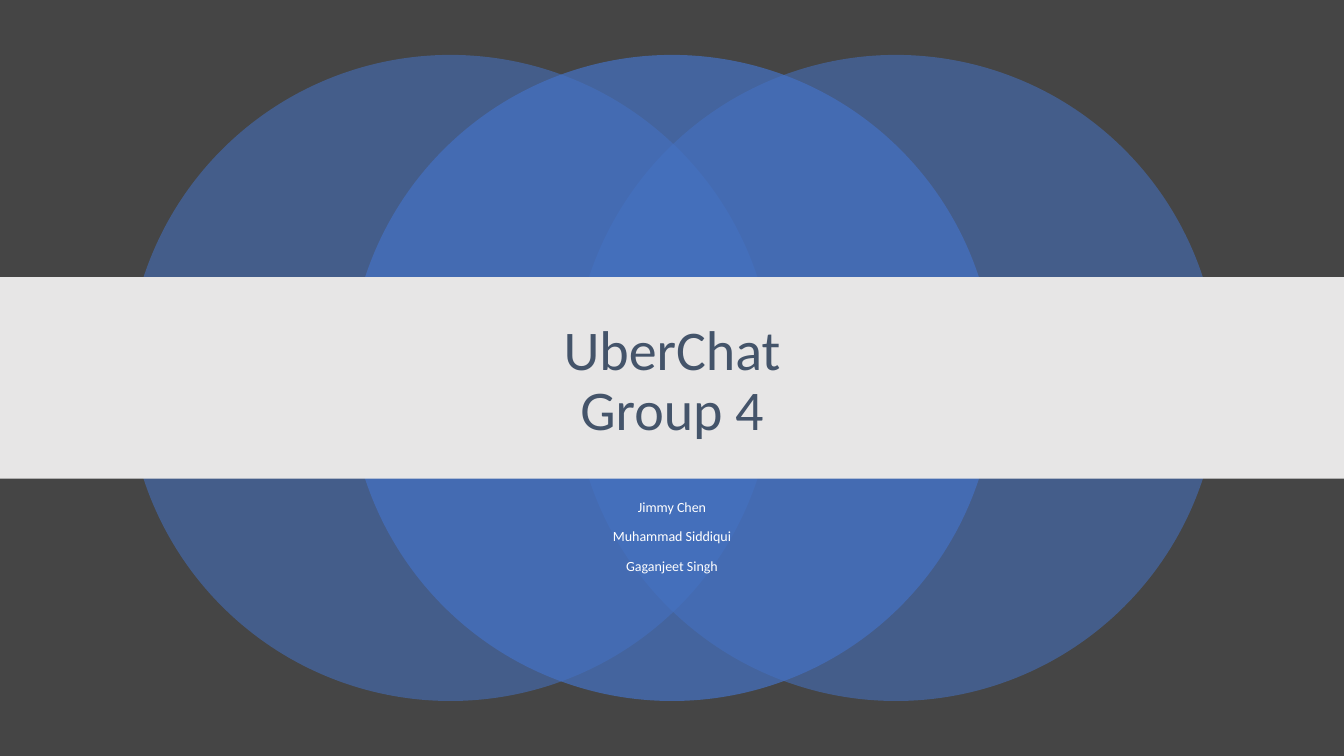
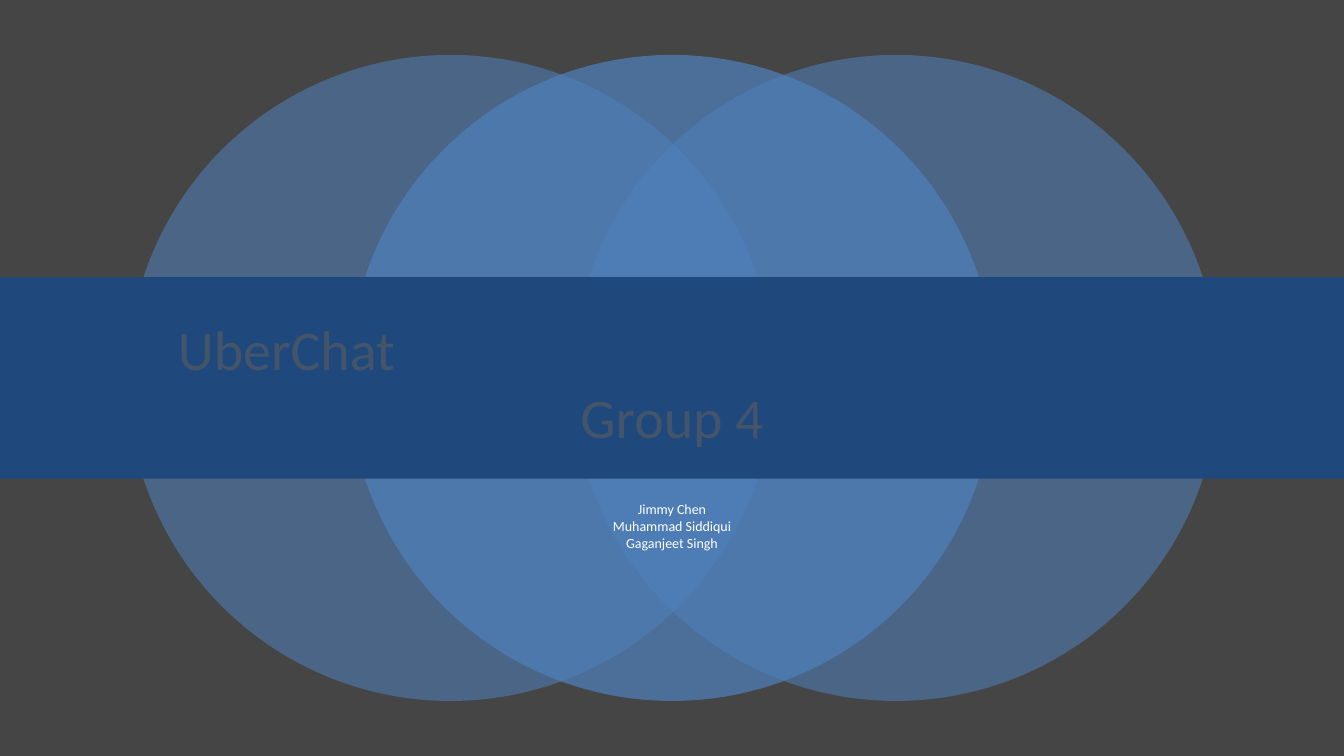
Before and after one commit to singhgagan2697/CSE3310_Project_4, a slide deck: slide 1 of Presentation.pptx. Drawn at 1344x756 pixels with LibreOffice and Linux fonts; fonts in the diff are those of the drawing. Boxes give left, top, right and bottom in pixels: in the first picture for what was removed or moved away, otherwise in the second. Text is boxed around its words. In the diff, an @@ line names an element or a change of style, - is before the commit and + after.

```diff
--- a/Presentation.pptx
+++ b/Presentation.pptx
@@ ellipse at [127, 54, 773, 701]: fill #4472C4 at 55% opacity to #4F81BD at 55% opacity @@
@@ ellipse at [349, 54, 995, 701]: fill #4472C4 at 70% opacity to #4F81BD at 70% opacity @@
@@ ellipse at [573, 54, 1219, 701]: fill #4472C4 at 55% opacity to #4F81BD at 55% opacity @@
@@ rectangle at [0, 277, 1344, 479]: fill #E7E6E6 to #1F497D @@
@@ title removed at [564, 331, 781, 439] @@
-UberChat
-Group 4
@@ text "Jimmy Chen" at [613, 504, 731, 551]: line spacing 0.9 to 1; less space between paragraphs @@
```
Also in this commit, not shown: 8 other slides changed.
